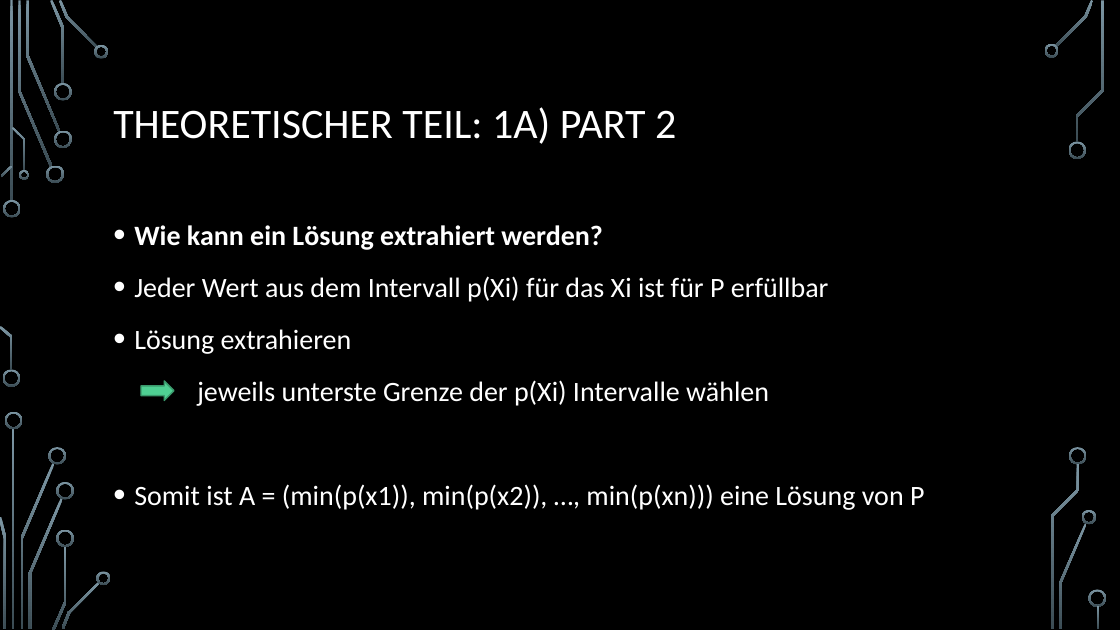
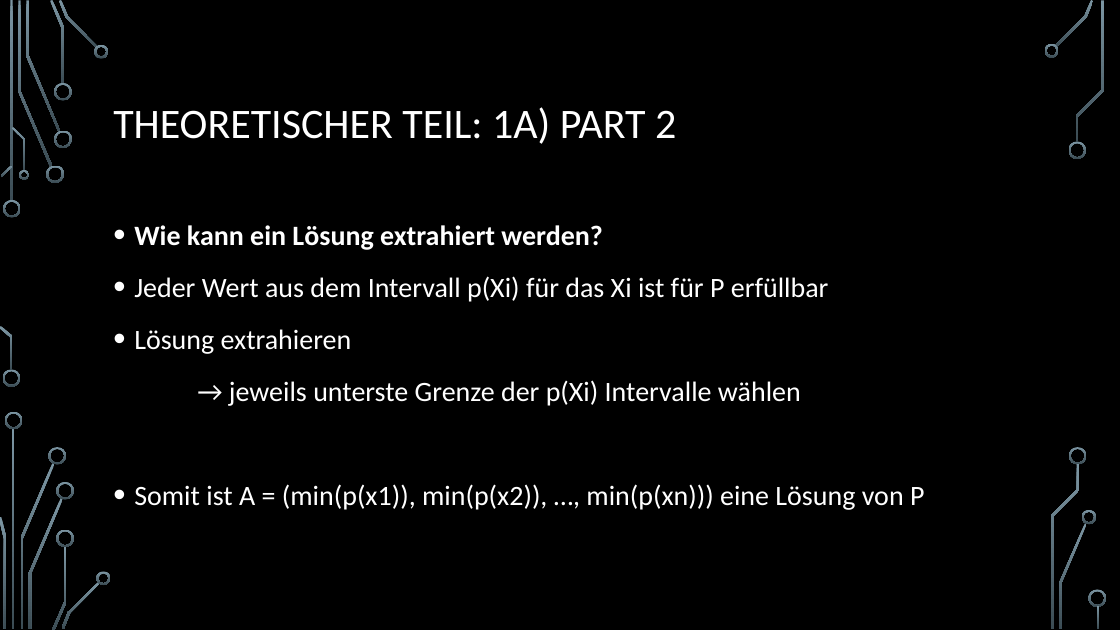
Before and after one commit to Fixeres/HybrideSysteme, a slide deck: slide 5 of src/resources/Hybride systeme_Jörn_seine_Teile.pptx. Drawn at 1120x630 pixels with LibreOffice and Linux fonts; fonts in the diff are those of the drawing; background and template pictures are left out. Boxes give left, top, right and bottom in pixels: in the first picture for what was removed or moved away, otherwise in the second. Text is boxed around its words. In the diff, an @@ line names an element or a change of style, - is before the commit and + after.

```diff
--- a/src/resources/Hybride systeme_Jörn_seine_Teile.pptx
+++ b/src/resources/Hybride systeme_Jörn_seine_Teile.pptx
@@ right arrow removed at <box>141,381,174,401</box> @@
@@ text at <box>229,380,801,406</box>: text changed @@
-jeweils unterste Grenze der p(Xi) Intervalle wählen
+→ jeweils unterste Grenze der p(Xi) Intervalle wählen
```
Also in this commit, not shown: 9 other slides changed, 2 slides added, 1 slide removed.
